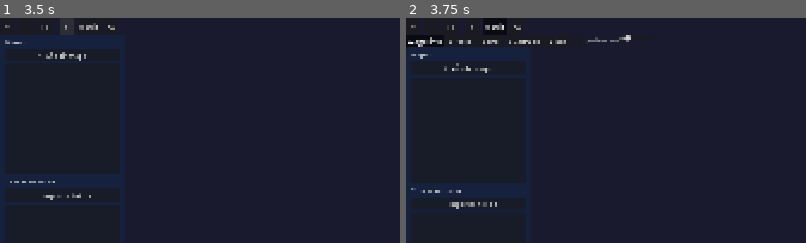
Above: before the commit, frames 1-2 (left to right).
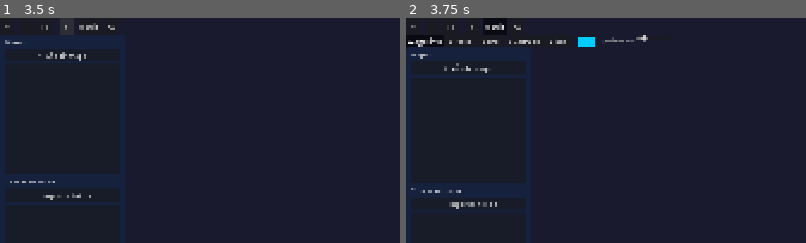
Above: after the commit, the same moments.

Repository: DEVizzent/BattleMapToolkit
Game: Godot game, scene res://scenes/ui/dm_window.tscn
Two runs of this game, one before a commit and one after it. Both use one fixed random seed, a clock stepped at 60 frames per second and the inputs below. This scene is started directly instead of the project's main scene.
Inputs:
- Up to frame 1 (3.5 s): click "+" at 0.5 s; click "-" at 1.25 s; click "[ ]" at 2 s; click "#" at 2.75 s
- Up to frame 2 (3.75 s): click "Medir" at 3.5 s
The pictures show only the part of the screen within x 0-50%, y 0-50%; the shares and areas given below are measured in that part.

Frame 1 is identical in both runs. In frame 2, 0.4% of the frame differs, in the area x 43-61%, y 7-13%.

Commit message:
fix: ColorPickerButton de plantillas mas ancho (48px min)

Diff:
--- a/scenes/ui/dm_window.tscn
+++ b/scenes/ui/dm_window.tscn
@@ -165,6 +165,7 @@
 unique_name_in_owner = true
 layout_mode = 2
 color = Color(0, 0.8, 1, 1)
+custom_minimum_size = Vector2(48, 28)
 
 [node name="TemplateOpacityHBox" type="HBoxContainer" parent="MainVBox/MeasureToolbar"]
 layout_mode = 2
